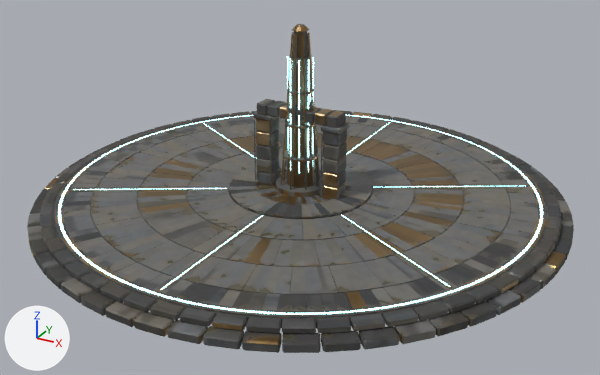
What one commit did to the glTF model tools/asset-pipeline/assets/sanctum_arch/outputs/sanctum_arch.glb.
Rendered twice from a camera (50 mm lens) standing at (20.1, -36.6, 18.8) and looking at (0.7, -1.3, 1.2). The axes (+X, +Y, +Z) are drawn at lower left. The lights are the same throughout. The older version comes first. Where no turn or scale is listed for an object, it has been applied to the vertices. Vertices at exactly the same position are counted once.

The first picture shows 'SA_Arch.001', 'SA_Beacon.001', 'SA_Deck.001', 'SA_Deck_Channel' and 2 more.
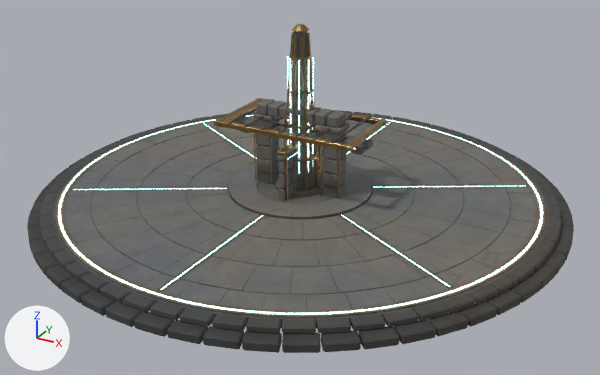
Not visible in the pictures: 'SA_HallLintel_Lamp', 'SA_HallWall_Channel'.

Where the change shows, as pixel boxes (x1, y1, x2, y2) in the pictures (600 x 375 px):
'SA_HallCanopy', added: after (214, 98, 387, 152)
'SA_HallWall.001', added: after (277, 127, 322, 201)
'SA_HallLintel.001', added: after (233, 116, 373, 155)
part 1 of me_sa_deck, surface changed: (27, 110, 574, 353) in both

The change, as a diff of the scene's bpy script:
```diff
--- a/tools/asset-pipeline/assets/sanctum_arch/outputs/sanctum_arch.glb.py
+++ b/tools/asset-pipeline/assets/sanctum_arch/outputs/sanctum_arch.glb.py
@@ me_sa_deck @@
 me_sa_deck.from_pydata(...)  # 7322 vertices, 11311 faces; spans x -14.4..14.4, y -14.4..14.4, z -0.5..0.5
 # used by ob_sa_deck_001; location = (0.0, 0.0, 0.12)
+# me_sa_deck part 1: texture (UV) coordinates of 11311 of 11311 faces, centred in x -14.3..14.3, y -14.3..14.3, z -0.5..0.5, changed; they spanned u 0.0..1.0, v 0.0..1.0 and now span u 0.0..1.0, v 0.0..0.99
 me_sa_deck.materials.append(mat_sa_body)
@@ me_sa_hallwall @@
+me_sa_hallwall.from_pydata(...)  # 480 vertices, 880 faces; spans x -0.24..0.24, y -2.12..2.12, z -1.65..1.65
+me_sa_hallwall.materials.append(mat_sa_body)
@@ me_chsa_hallwall @@
+me_chsa_hallwall.from_pydata(...)  # 48 vertices, 88 faces; spans x -0.22..0.22, y -1.82..1.82, z -0.02..0.02
+me_chsa_hallwall.materials.append(mat_sa_channel)  # dark cyan #273f45, glowing cyan #b3f9ff
@@ me_sa_halllintel @@
+me_sa_halllintel.from_pydata(...)  # 336 vertices, 616 faces; spans x -4.12..4.12, y -0.36..0.36, z -0.36..0.36
+me_sa_halllintel.materials.append(mat_sa_body)
@@ me_lpsa_halllintel @@
+me_lpsa_halllintel.from_pydata(...)  # 24 vertices, 44 faces; spans x -3.4..3.4, y -0.01..0.01, z -0.02..0.02
+me_lpsa_halllintel.materials.append(mat_sa_lamp)  # black #272727, glowing beige #ffeac4
@@ me_sa_hallcanopy @@
+me_sa_hallcanopy.from_pydata(...)  # 368 vertices, 588 faces; spans x -4.0..4.0, y -2.3..2.3, z -0.17..0.17
+me_sa_hallcanopy.materials.append(mat_sa_body)
@@ ob_sa_hallwall_001 @@
+ob_sa_hallwall_001 = bpy.data.objects.new('SA_HallWall.001', me_sa_hallwall)
+ob_sa_hallwall_001.location = (0.0, 0.0, 1.65)
@@ ob_sa_hallwall_channel @@
+ob_sa_hallwall_channel = bpy.data.objects.new('SA_HallWall_Channel', me_chsa_hallwall)
+ob_sa_hallwall_channel.location = (0.0, 0.0, 2.84)
@@ ob_sa_halllintel_001 @@
+ob_sa_halllintel_001 = bpy.data.objects.new('SA_HallLintel.001', me_sa_halllintel)
+ob_sa_halllintel_001.location = (0.0, 0.0, 3.53)
@@ ob_sa_halllintel_lamp @@
+ob_sa_halllintel_lamp = bpy.data.objects.new('SA_HallLintel_Lamp', me_lpsa_halllintel)
+ob_sa_halllintel_lamp.location = (0.0, -0.37, 3.5)
@@ ob_sa_hallcanopy @@
+ob_sa_hallcanopy = bpy.data.objects.new('SA_HallCanopy', me_sa_hallcanopy)
+ob_sa_hallcanopy.location = (0.0, 0.0, 4.28)
```
